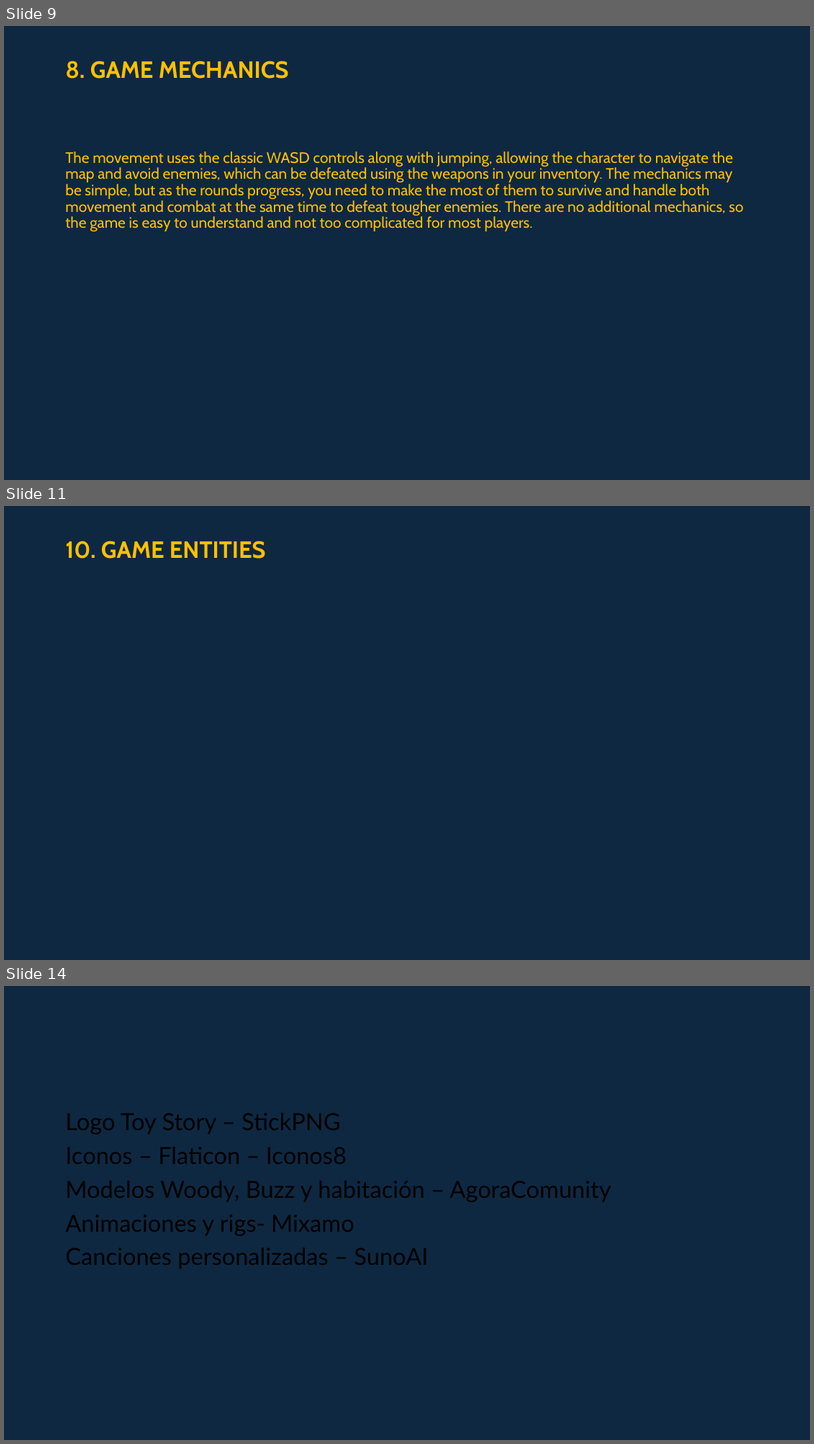
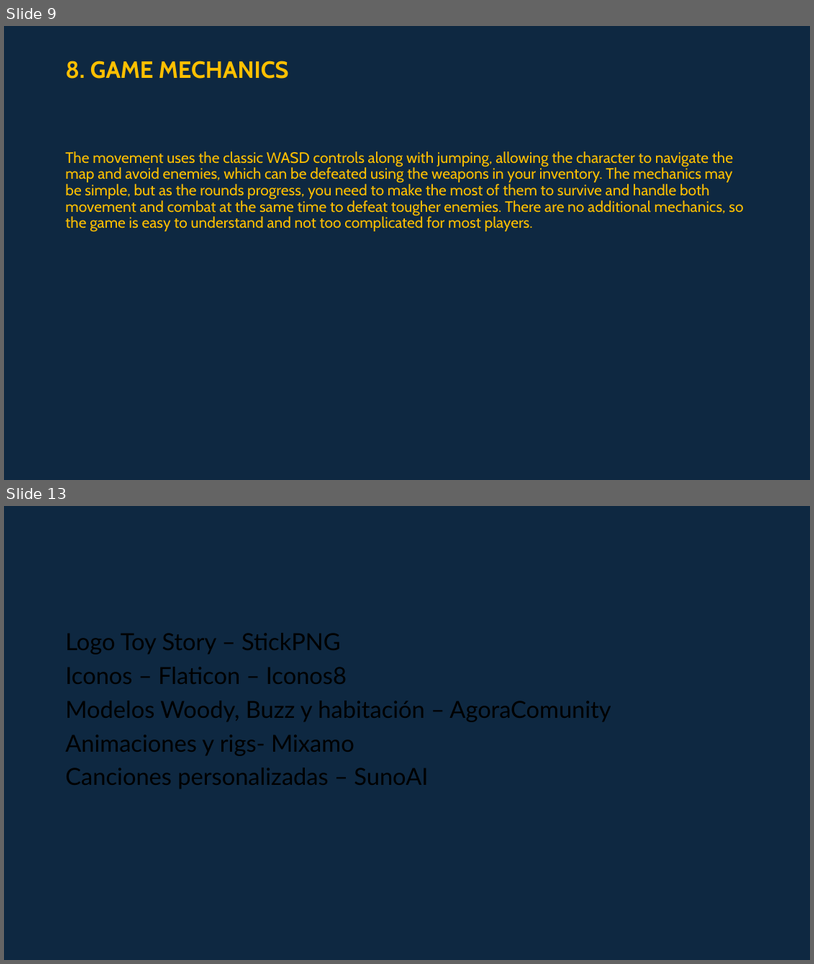
Before and after one commit to Nereida-abyss/Repo-Toy-Story, a slide deck: Recursos/_GCD_Pitch_ToyStoryFPS.pptx. Shown one above the other, each under a label of ours: slides 9, 11 and 14 before the commit, slides 9 and 13 after it; the slides between them are not shown. The pictures are 814x1444 and 814x964 pixels, drawn with LibreOffice and Linux fonts; fonts in the diff are those of the drawing. Boxes give left, top, right and bottom in pixels: in the first picture for what was removed or moved away, otherwise in the second. Text is boxed around its words. In the diff, an @@ line names an element or a change of style, - is before the commit and + after.

```diff
--- a/Recursos/_GCD_Pitch_ToyStoryFPS.pptx
+++ b/Recursos/_GCD_Pitch_ToyStoryFPS.pptx
@@ slide 11 removed at [4,506,810,960], background #0E2841 @@
@@ text removed at [65,541,266,559] @@
-10. GAME ENTITIES
@@ what was slide 14 is now slide 13 @@
```
Also in this commit, not shown: 3 slides changed, 1 other file.
